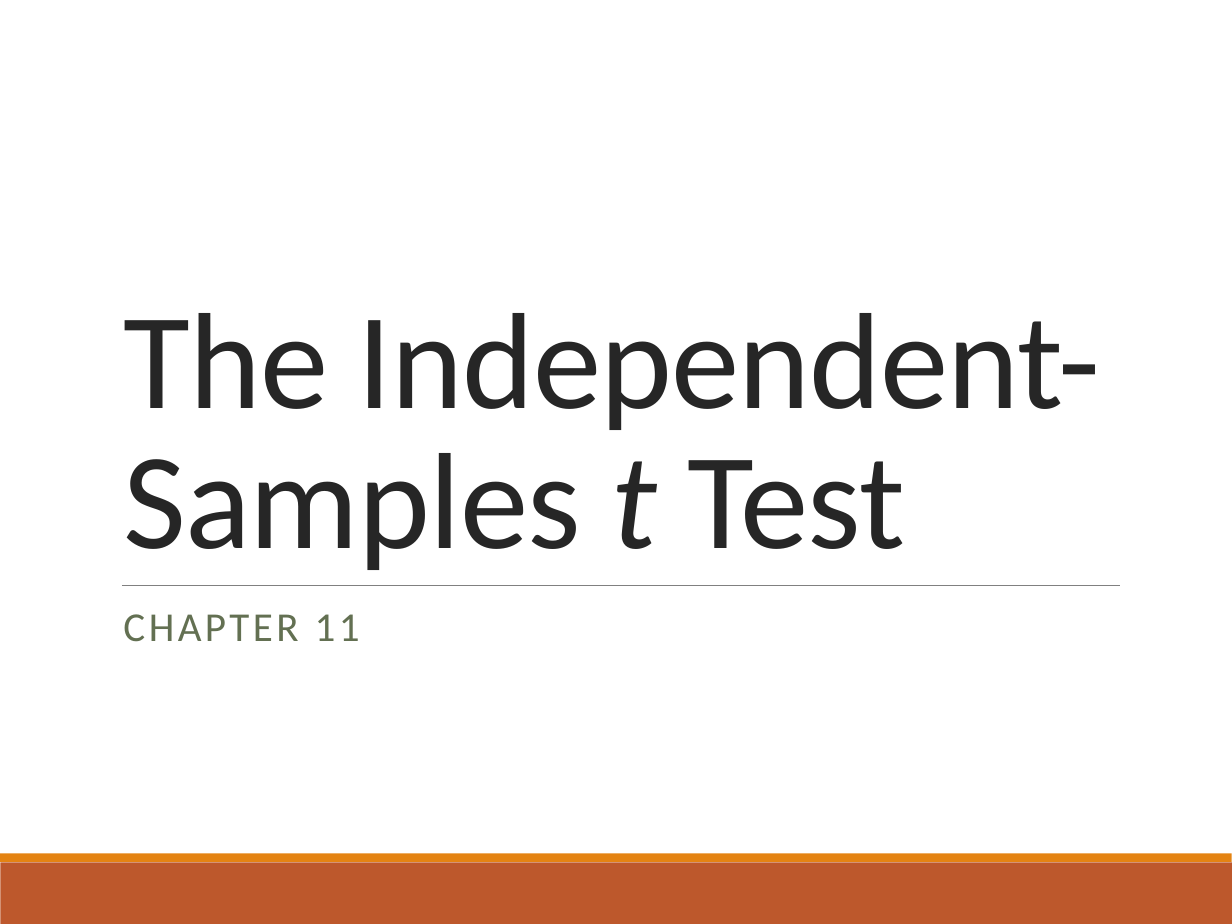
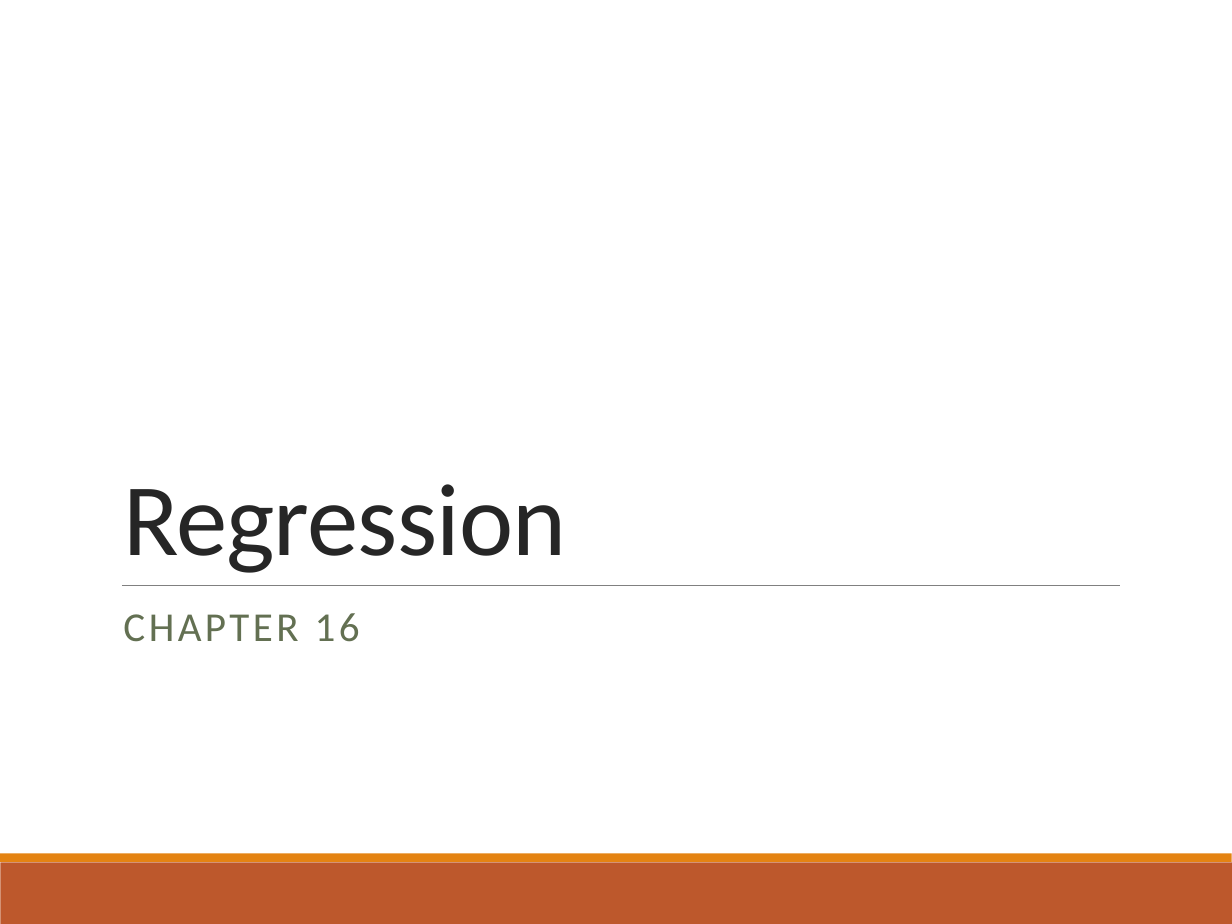
Before and after one commit to doomlab/PSY-200, a slide deck: slide 1 of Fall2018 Lecture Notes/Chapter 16 Lecture.pptx. Drawn at 1232x924 pixels with LibreOffice and Linux fonts; fonts in the diff are those of the drawing. Boxes give left, top, right and bottom in pixels: in the first picture for what was removed or moved away, otherwise in the second. Text is boxed around its words. In the diff, an @@ line names an element or a change of style, - is before the commit and + after.

```diff
--- a/Fall2018 Lecture Notes/Chapter 16 Lecture.pptx
+++ b/Fall2018 Lecture Notes/Chapter 16 Lecture.pptx
@@ title at (x1=123, y1=484, x2=566, y2=573): text changed; size 80 to 60 pt @@
-The Independent-Samples t Test
+Regression
@@ subtitle at (x1=123, y1=613, x2=360, y2=642): text changed @@
-CHAPTER 11
+CHAPTER 16
```
Also in this commit, not shown: 2 other slides changed, 35 slides added, 29 slides removed, 1 other file.
